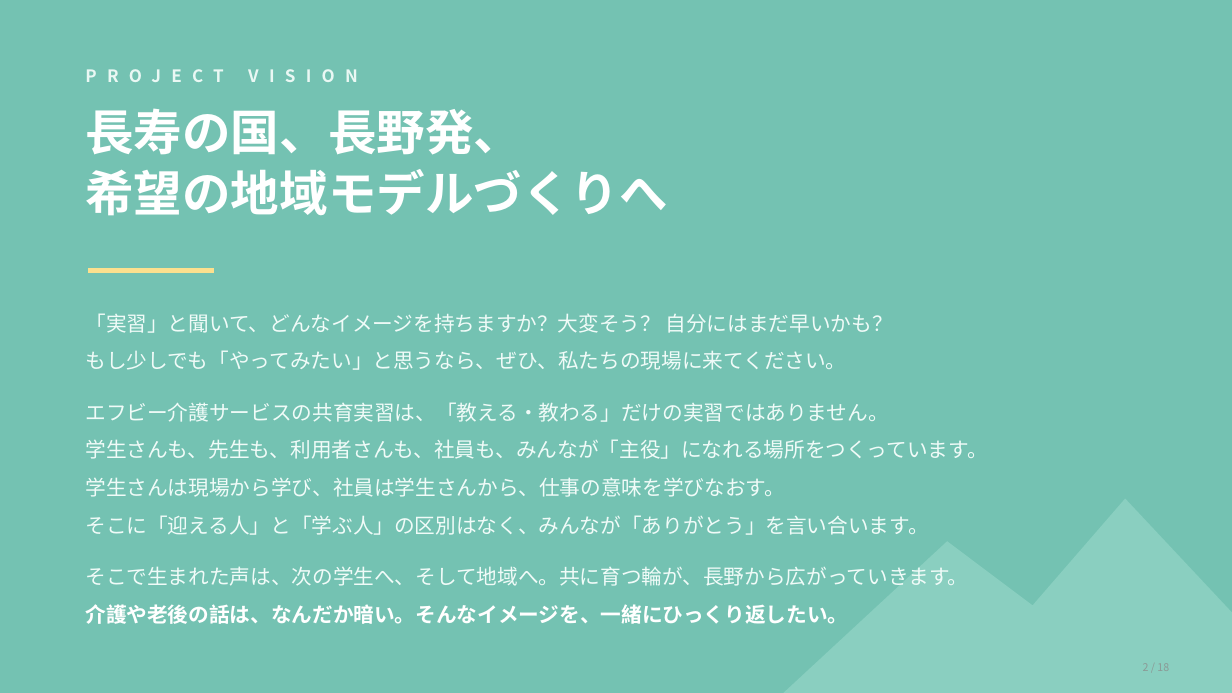
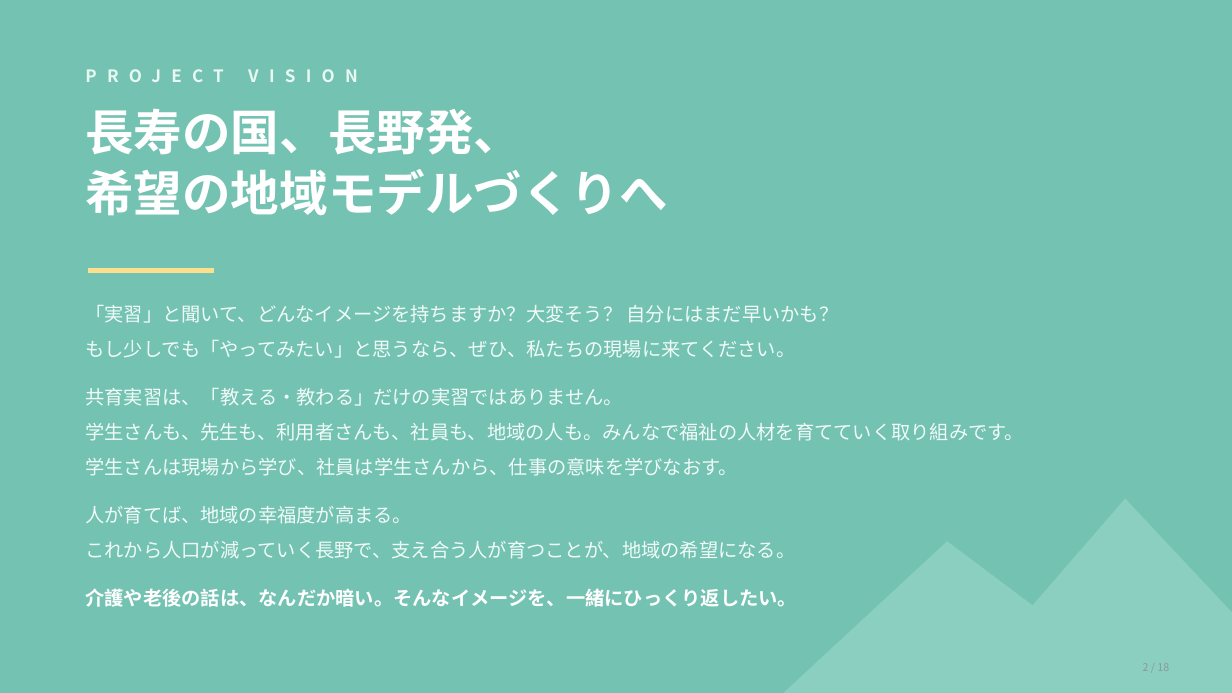
Before and after one commit to tatatatachan/claude, a slide deck: slide 2 of kyoiku-jisshu/共育実習_図解.pptx. Drawn at 1232x693 pixels with LibreOffice and Linux fonts; fonts in the diff are those of the drawing. Boxes give left, top, right and bottom in pixels: in the first picture for what was removed or moved away, otherwise in the second. Text is boxed around its words. In the diff, an @@ line names an element or a change of style, - is before the commit and + after.

```diff
--- a/kyoiku-jisshu/共育実習_図解.pptx
+++ b/kyoiku-jisshu/共育実習_図解.pptx
@@ text "「実習」と聞いて、どんなイメージを持ちますか？大変そう？ 自分にはまだ早いかも？": place and size @@
-text "「実習」と聞いて、どんなイメージを持ちますか？大変そう？ 自分にはまだ早いかも？" at [85,313,987,624]
+text "「実習」と聞いて、どんなイメージを持ちますか？大変そう？ 自分にはまだ早いかも？" at [85,305,1024,607]
@@ text at [85,305,839,607]: size 16.1 to 15 pt in "「実習」と聞いて、どんなイメージを持ちますか？大変そう？ 自分にはまだ早いかも？", "もし少しでも「やってみたい」と思うなら、ぜひ、私たちの現場に来てください。", "学生さんは現場から学び、社員は学生さんから、仕事の意味を学びなおす。", "介護や老後の話は、なんだか暗い。そんなイメージを、一緒にひっくり返したい。"; line spacing 28.2pt to 26.2pt; less space between paragraphs; more space between paragraphs @@
@@ text at [85,388,1024,441]: text changed; size 16.1 to 15 pt @@
-エフビー介護サービスの共育実習は、「教える・教わる」だけの実習ではありません。
-学生さんも、先生も、利用者さんも、社員も、みんなが「主役」になれる場所をつくっています。
+共育実習は、「教える・教わる」だけの実習ではありません。
+学生さんも、先生も、利用者さんも、社員も、地域の人も。みんなで福祉の人材を育てていく取り組みです。
@@ text at [85,506,795,559]: text changed; size 16.1 to 15 pt @@
-そこに「迎える人」と「学ぶ人」の区別はなく、みんなが「ありがとう」を言い合います。
-そこで生まれた声は、次の学生へ、そして地域へ。共に育つ輪が、長野から広がっていきます。
+人が育てば、地域の幸福度が高まる。
+これから人口が減っていく長野で、支え合う人が育つことが、地域の希望になる。
```
Also in this commit, not shown: 1 other file.
